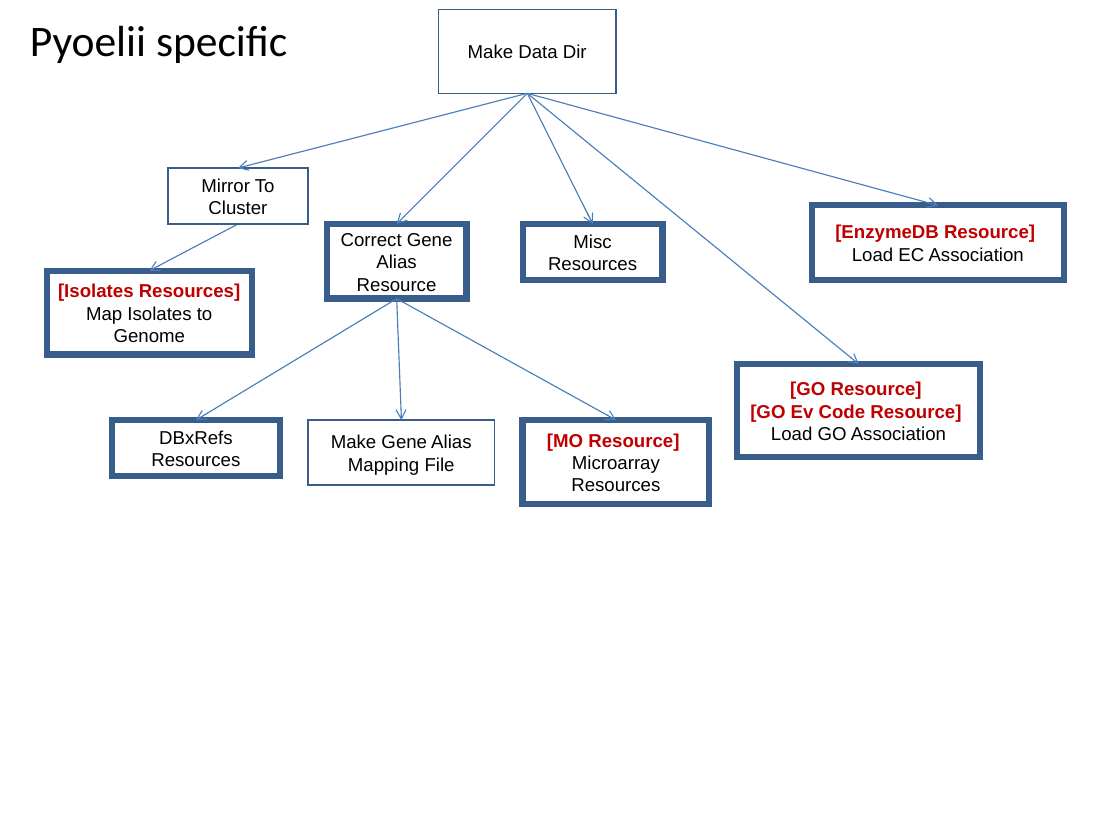
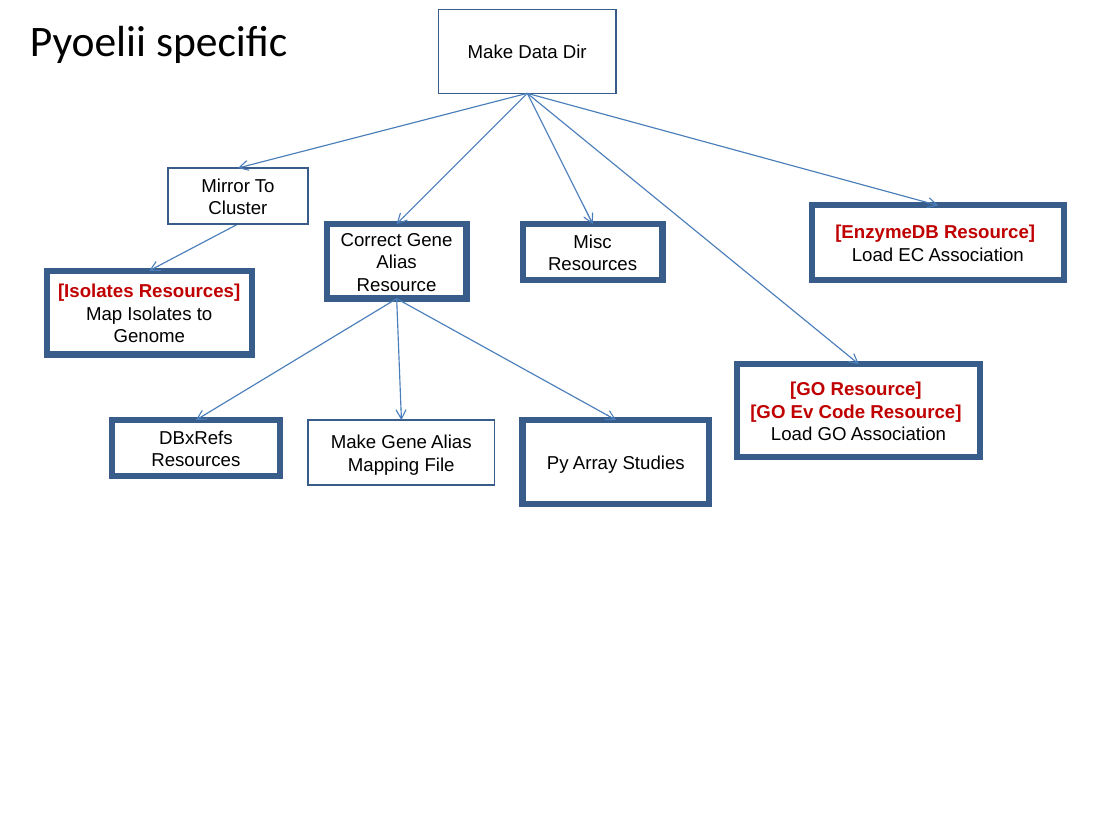
Before and after one commit to VEuPathDB/ApiCommonWorkflow, a slide deck: slide 39 of Main/doc/IntegratedWorkflow.ppt. Drawn at 1120x840 pixels with LibreOffice and Linux fonts; fonts in the diff are those of the drawing. Boxes give left, top, right and bottom in pixels: in the first picture for what was removed or moved away, otherwise in the second. Text is boxed around its words. In the diff, an @@ line names an element or a change of style, - is before the commit and + after.

Commit message:
update pb, pv, py array studies

```diff
--- a/Main/doc/IntegratedWorkflow.ppt
+++ b/Main/doc/IntegratedWorkflow.ppt
@@ text in rectangle at [547, 455, 685, 473]: text changed @@
-[MO Resource]
-Microarray
-Resources
+Py Array Studies
```
Also in this commit, not shown: 8 other slides changed.
